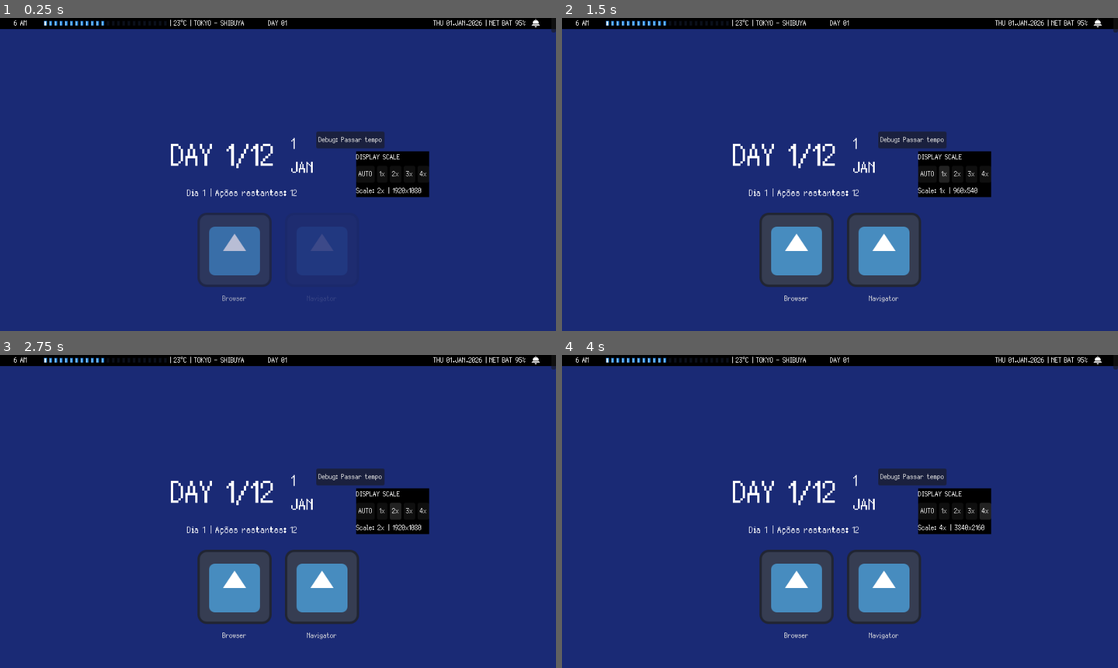
Above: before the commit, frames 1-4 (two rows, left to right).
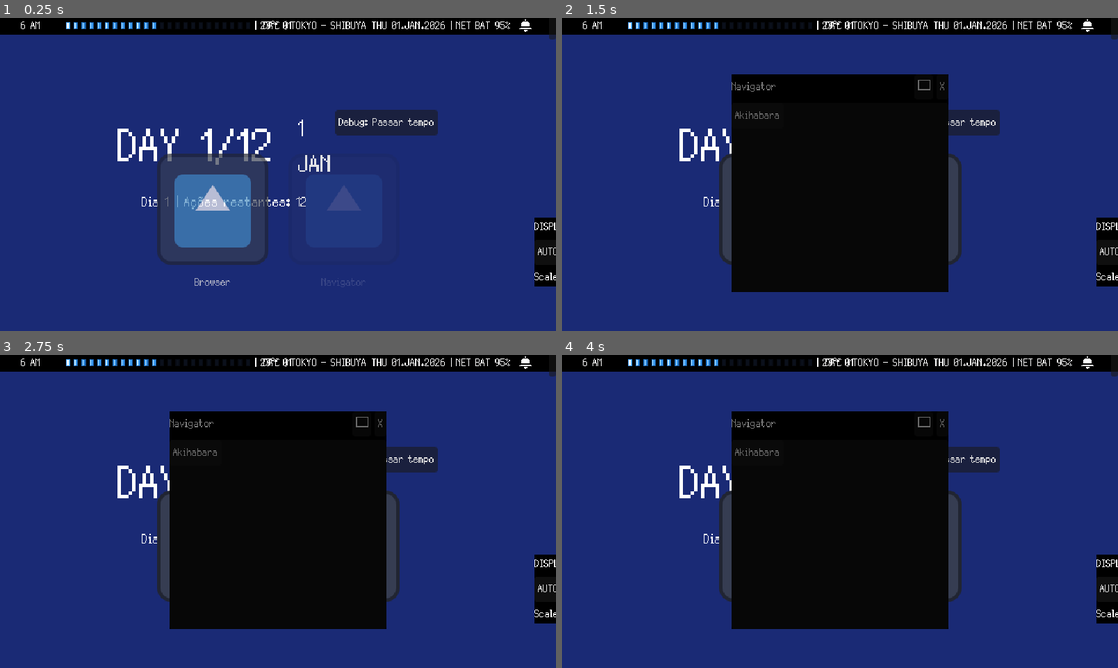
Above: after the commit, the same moments.

Repository: GYU-GAZE/NULL-NETWORK
Game: Godot game, scene res://core/main.tscn
Same seed, same stepped clock (60 frames per second), same inputs: the game is played once before the commit and once after it. The engine's default icon, where the game draws it, is replaced by a stand-in: a white triangle on a blue panel in a dark square.
Inputs (mouse positions are in pixels of both pictures, inside the frame that each line leads up to):
- Up to frame 1 (0.25 s): no input
- Up to frame 2 (1.5 s): click "AUTO" at 0.5 s; click (945, 174) at 1.25 s, where only the run before the commit has a clickable "1x"
- Up to frame 3 (2.75 s): click (394, 511) at 2 s, where only the run before the commit has a clickable "2x"
- Up to frame 4 (4 s): click (973, 511) at 2.75 s, where only the run before the commit has a clickable "3x"; click (984, 511) at 3.5 s, where only the run before the commit has a clickable "4x"

The runs differ from the first frame. In frame 1, 14% of the frame differs, in the area x 0-100%, y 0-91%; in frame 2, 34%; in frame 3, 34%; in frame 4, 34%.

Commit message:
Refactor display settings into adaptive integer-scale system

Diff:
--- a/core/autoloads/kubu_display_setting.gd
+++ b/core/autoloads/kubu_display_setting.gd
@@ -2,6 +2,12 @@
 class_name KubuDisplaySettings
 
 signal display_scale_changed(scale: int, physical_size: Vector2i)
+signal display_geometry_changed(
+	scale: int,
+	physical_size: Vector2i,
+	logical_size: Vector2i,
+	display_mode: DisplayMode
+)
 
 enum ScaleMode {
 	AUTO,
@@ -11,45 +17,101 @@
 	SCALE_4X
 }
 
+enum DisplayMode {
+	WINDOWED,
+	BORDERLESS_FULLSCREEN,
+	EXCLUSIVE_FULLSCREEN
+}
+
 const CONFIG_PATH: String = "user://display_settings.cfg"
-
-@export var base_resolution: Vector2i = Vector2i(960, 540)
+const MIN_PIXEL_SCALE: int = 1
+const MAX_PIXEL_SCALE: int = 4
+
+@export_category("Defaults")
 @export var default_scale_mode: ScaleMode = ScaleMode.SCALE_2X
-@export var max_auto_scale: int = 4
+@export var default_display_mode: DisplayMode = DisplayMode.WINDOWED
+@export var default_windowed_size: Vector2i = Vector2i(1280, 720)
+
+@export_category("Windowed Mode")
+@export var minimum_windowed_size: Vector2i = Vector2i(640, 360)
 @export var center_window_after_apply: bool = false
 
+@export_category("Automatic Pixel Scale")
+@export var max_auto_scale: int = MAX_PIXEL_SCALE
+@export var minimum_auto_workspace: Vector2i = Vector2i(640, 360)
+
 var current_scale_mode: ScaleMode = ScaleMode.SCALE_2X
+var current_display_mode: DisplayMode = DisplayMode.WINDOWED
 var current_scale: int = 2
+var current_windowed_size: Vector2i = Vector2i(1280, 720)
+var current_physical_size: Vector2i = Vector2i.ZERO
+var current_logical_size: Vector2i = Vector2i.ZERO
+
+var _root_window: Window
+var _is_applying: bool = false
+var _geometry_refresh_queued: bool = false
+var _save_revision: int = 0
 
 
 func _ready() -> void:
+	_root_window = get_tree().root
 	_load_settings()
+
+	if not _root_window.size_changed.is_connected(_on_root_window_size_changed):
+		_root_window.size_changed.connect(_on_root_window_size_changed)
+
 	call_deferred("apply_display_settings")
 
 
 func set_scale_mode(mode: ScaleMode) -> void:
+	if mode < 0 or mode >= ScaleMode.size():
+		push_error("KubuDisplaySettings: invalid ScaleMode %s." % mode)
+		return
+
 	current_scale_mode = mode
-	_save_settings()
+	_schedule_save()
 	apply_display_settings()
 
 
+func set_display_mode(mode: DisplayMode) -> void:
+	if mode < 0 or mode >= DisplayMode.size():
+		push_error("KubuDisplaySettings: invalid DisplayMode %s." % mode)
+		return
+
+	if current_display_mode == DisplayMode.WINDOWED and _root_window != null:
+		current_windowed_size = _sanitize_windowed_size(_root_window.size)
+
+	current_display_mode = mode
+	_schedule_save()
+	apply_display_settings()
+
+
+func set_windowed_size(requested_size: Vector2i) -> void:
+	current_windowed_size = _sanitize_windowed_size(requested_size)
+	_schedule_save()
+
+	if current_display_mode == DisplayMode.WINDOWED:
+		apply_display_settings()
+
+
 func apply_display_settings() -> void:
-	var root_window: Window = get_tree().root
-
-	root_window.content_scale_size = base_resolution
-	root_window.content_scale_mode = Window.CONTENT_SCALE_MODE_VIEWPORT
-	root_window.content_scale_aspect = Window.CONTENT_SCALE_ASPECT_KEEP
-	root_window.content_scale_stretch = Window.CONTENT_SCALE_STRETCH_INTEGER
-
+	if _root_window == null:
+		_root_window = get_tree().root
+
+	_is_applying = true
 	current_scale = _resolve_scale()
-	var physical_size := Vector2i(
-		base_resolution.x * current_scale,
-		base_resolution.y * current_scale
-	)
-
-	root_window.size = physical_size
-
-	display_scale_changed.emit(current_scale, physical_size)
+	_apply_window_mode()
+
+	if current_display_mode == DisplayMode.WINDOWED:
+		var target_size: Vector2i = _snap_physical_size_to_scale(current_windowed_size, current_scale)
+		_root_window.size = target_size
+		current_windowed_size = target_size
+
+		if center_window_after_apply:
+			_center_window_on_current_screen(target_size)
+
+	_is_applying = false
+	_queue_geometry_refresh()
 
 
 func get_current_scale() -> int:
@@ -57,26 +119,104 @@
 
 
 func get_current_physical_size() -> Vector2i:
-	return Vector2i(
-		base_resolution.x * current_scale,
-		base_resolution.y * current_scale
-	)
+	if current_physical_size != Vector2i.ZERO:
+		return current_physical_size
+
+	if _root_window != null:
+		return _root_window.size
+
+	return current_windowed_size
+
+
+func get_current_logical_size() -> Vector2i:
+	if current_logical_size != Vector2i.ZERO:
+		return current_logical_size
+
+	return _calculate_logical_size(get_current_physical_size(), max(MIN_PIXEL_SCALE, current_scale))
+
+
+func get_current_display_mode() -> DisplayMode:
+	return current_display_mode
+
+
+func _apply_window_mode() -> void:
+	match current_display_mode:
+		DisplayMode.WINDOWED:
+			_root_window.mode = Window.MODE_WINDOWED
+			_root_window.borderless = false
+
+		DisplayMode.BORDERLESS_FULLSCREEN:
+			_root_window.borderless = true
+			_root_window.mode = Window.MODE_FULLSCREEN
+
+		DisplayMode.EXCLUSIVE_FULLSCREEN:
+			_root_window.borderless = false
+			_root_window.mode = Window.MODE_EXCLUSIVE_FULLSCREEN
+
+
+func _refresh_content_scale() -> void:
+	_geometry_refresh_queued = false
+
+	if _root_window == null:
+		return
+
+	current_physical_size = _root_window.size
+	current_scale = _resolve_scale()
+	current_logical_size = _calculate_logical_size(current_physical_size, current_scale)
+
+	_root_window.content_scale_size = current_logical_size
+	_root_window.content_scale_mode = Window.CONTENT_SCALE_MODE_VIEWPORT
+	_root_window.content_scale_aspect = Window.CONTENT_SCALE_ASPECT_KEEP
+	_root_window.content_scale_stretch = Window.CONTENT_SCALE_STRETCH_INTEGER
+
+	if current_display_mode == DisplayMode.WINDOWED:
+		current_windowed_size = current_physical_size
+
+	if KubuOSMetrics != null and KubuOSMetrics.has_method("set_display_state"):
+		KubuOSMetrics.set_display_state(
+			current_scale,
+			current_physical_size,
+			current_logical_size
+		)
+
+	display_scale_changed.emit(current_scale, current_physical_size)
+	display_geometry_changed.emit(
+		current_scale,
+		current_physical_size,
+		current_logical_size,
+		current_display_mode
+	)
+
+
+func _queue_geometry_refresh() -> void:
+	if _geometry_refresh_queued:
+		return
+
+	_geometry_refresh_queued = true
+	call_deferred("_refresh_content_scale")
+
+
+func _on_root_window_size_changed() -> void:
+	if _is_applying:
+		return
+
+	if current_display_mode == DisplayMode.WINDOWED and _root_window != null:
+		current_windowed_size = _sanitize_windowed_size(_root_window.size)
+		_schedule_save()
+
+	_queue_geometry_refresh()
 
 
 func _resolve_scale() -> int:
 	match current_scale_mode:
 		ScaleMode.AUTO:
 			return _get_best_auto_scale()
-
 		ScaleMode.SCALE_1X:
 			return 1
-
 		ScaleMode.SCALE_2X:
 			return 2
-
 		ScaleMode.SCALE_3X:
 			return 3
-
 		ScaleMode.SCALE_4X:
 			return 4
 
@@ -84,46 +224,119 @@
 
 
 func _get_best_auto_scale() -> int:
-	var screen_index := DisplayServer.window_get_current_screen()
+	var physical_size: Vector2i = current_windowed_size
+
+	if _root_window != null and _root_window.size.x > 0 and _root_window.size.y > 0:
+		physical_size = _root_window.size
+
+	var upper_bound: int = clampi(max_auto_scale, MIN_PIXEL_SCALE, MAX_PIXEL_SCALE)
+	var best_scale: int = MIN_PIXEL_SCALE
+
+	for candidate_scale in range(MIN_PIXEL_SCALE, upper_bound + 1):
+		var candidate_workspace: Vector2i = _calculate_logical_size(physical_size, candidate_scale)
+
+		if (
+			candidate_workspace.x >= minimum_auto_workspace.x
+			and candidate_workspace.y >= minimum_auto_workspace.y
+		):
+			best_scale = candidate_scale
+
+	return best_scale
+
+
+func _calculate_logical_size(physical_size: Vector2i, scale: int) -> Vector2i:
+	var safe_scale: int = max(MIN_PIXEL_SCALE, scale)
+
+	return Vector2i(
+		max(1, physical_size.x / safe_scale),
+		max(1, physical_size.y / safe_scale)
+	)
+
+
+func _sanitize_windowed_size(requested_size: Vector2i) -> Vector2i:
+	return Vector2i(
+		max(minimum_windowed_size.x, requested_size.x),
+		max(minimum_windowed_size.y, requested_size.y)
+	)
+
+
+func _snap_physical_size_to_scale(physical_size: Vector2i, scale: int) -> Vector2i:
+	var safe_scale: int = max(MIN_PIXEL_SCALE, scale)
+	var sanitized_size: Vector2i = _sanitize_windowed_size(physical_size)
+
+	return Vector2i(
+		max(safe_scale, int(round(float(sanitized_size.x) / safe_scale)) * safe_scale),
+		max(safe_scale, int(round(float(sanitized_size.y) / safe_scale)) * safe_scale)
+	)
+
+
+func _center_window_on_current_screen(window_size: Vector2i) -> void:
+	var screen_index: int = DisplayServer.window_get_current_screen()
 	var usable_rect: Rect2i = DisplayServer.screen_get_usable_rect(screen_index)
-	var usable_size: Vector2i = usable_rect.size
-
-	var best_scale := 1
-
-	for scale in range(1, max_auto_scale + 1):
-		var candidate_size := Vector2i(
-			base_resolution.x * scale,
-			base_resolution.y * scale
-		)
-
-		if candidate_size.x <= usable_size.x and candidate_size.y <= usable_size.y:
-			best_scale = scale
-
-	return best_scale
+	var centered_position: Vector2i = usable_rect.position + ((usable_rect.size - window_size) / 2)
+	_root_window.position = centered_position
+
 
 func _load_settings() -> void:
 	current_scale_mode = default_scale_mode
+	current_display_mode = default_display_mode
+	current_windowed_size = _sanitize_windowed_size(default_windowed_size)
 
 	var config := ConfigFile.new()
-	var err := config.load(CONFIG_PATH)
+	var err: Error = config.load(CONFIG_PATH)
 
 	if err != OK:
 		return
 
-	var saved_mode: int = int(config.get_value(
+	var saved_scale_mode: int = int(config.get_value(
 		"display",
 		"scale_mode",
 		int(default_scale_mode)
 	))
 
-	if saved_mode < 0 or saved_mode >= ScaleMode.size():
-		current_scale_mode = default_scale_mode
-		return
-
-	current_scale_mode = saved_mode as ScaleMode
+	if saved_scale_mode >= 0 and saved_scale_mode < ScaleMode.size():
+		current_scale_mode = saved_scale_mode as ScaleMode
+
+	var saved_display_mode: int = int(config.get_value(
+		"display",
+		"display_mode",
+		int(default_display_mode)
+	))
+
+	if saved_display_mode >= 0 and saved_display_mode < DisplayMode.size():
+		current_display_mode = saved_display_mode as DisplayMode
+
+	var saved_windowed_size: Vector2i = config.get_value(
+		"display",
+		"windowed_size",
+		default_windowed_size
+	)
+
+	current_windowed_size = _sanitize_windowed_size(saved_windowed_size)
+
+
+func _schedule_save() -> void:
+	_save_revision += 1
+	var scheduled_revision: int = _save_revision
+	_save_after_delay(scheduled_revision)
+
+
+func _save_after_delay(scheduled_revision: int) -> void:
+	await get_tree().create_timer(0.25).timeout
+
+	if scheduled_revision != _save_revision:
+		return
+
+	_save_settings()
 
 
 func _save_settings() -> void:
 	var config := ConfigFile.new()
 	config.set_value("display", "scale_mode", int(current_scale_mode))
-	config.save(CONFIG_PATH)
+	config.set_value("display", "display_mode", int(current_display_mode))
+	config.set_value("display", "windowed_size", current_windowed_size)
+
+	var err: Error = config.save(CONFIG_PATH)
+
+	if err != OK:
+		push_error("KubuDisplaySettings: failed to save settings. Error %s." % err)
